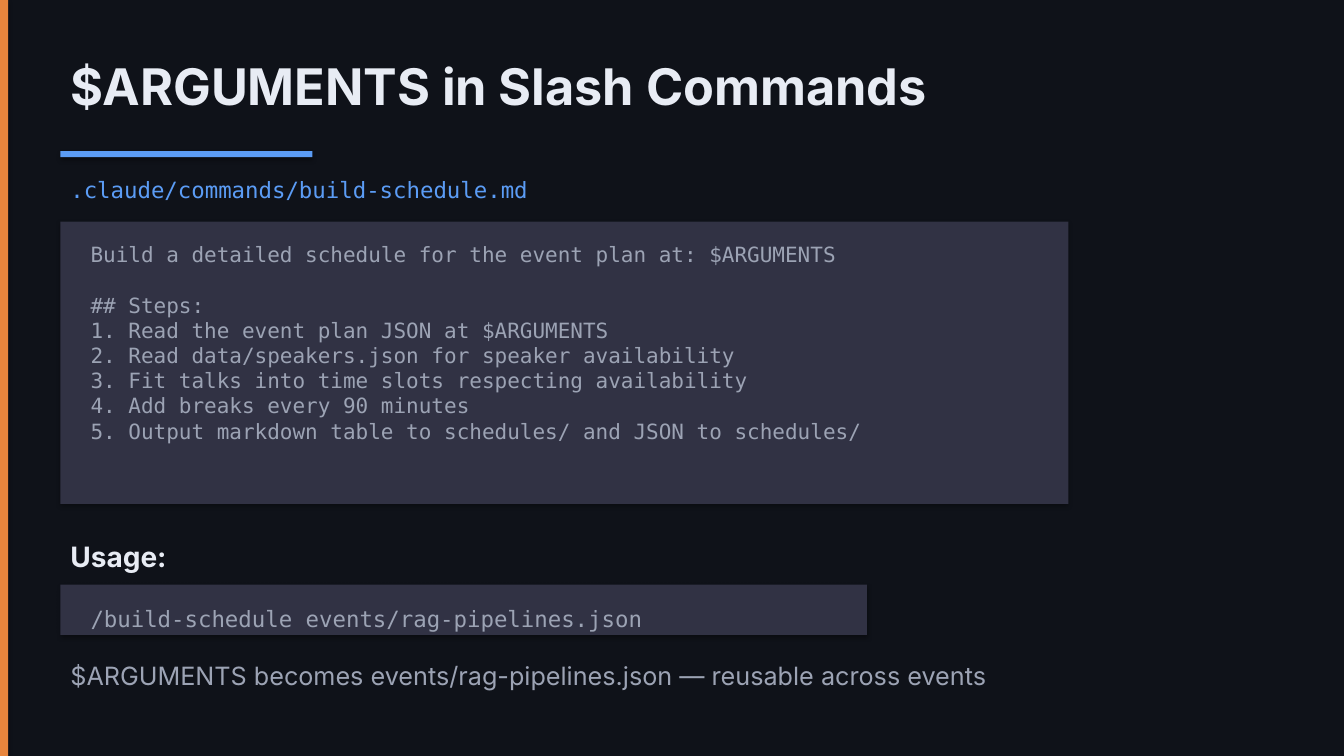
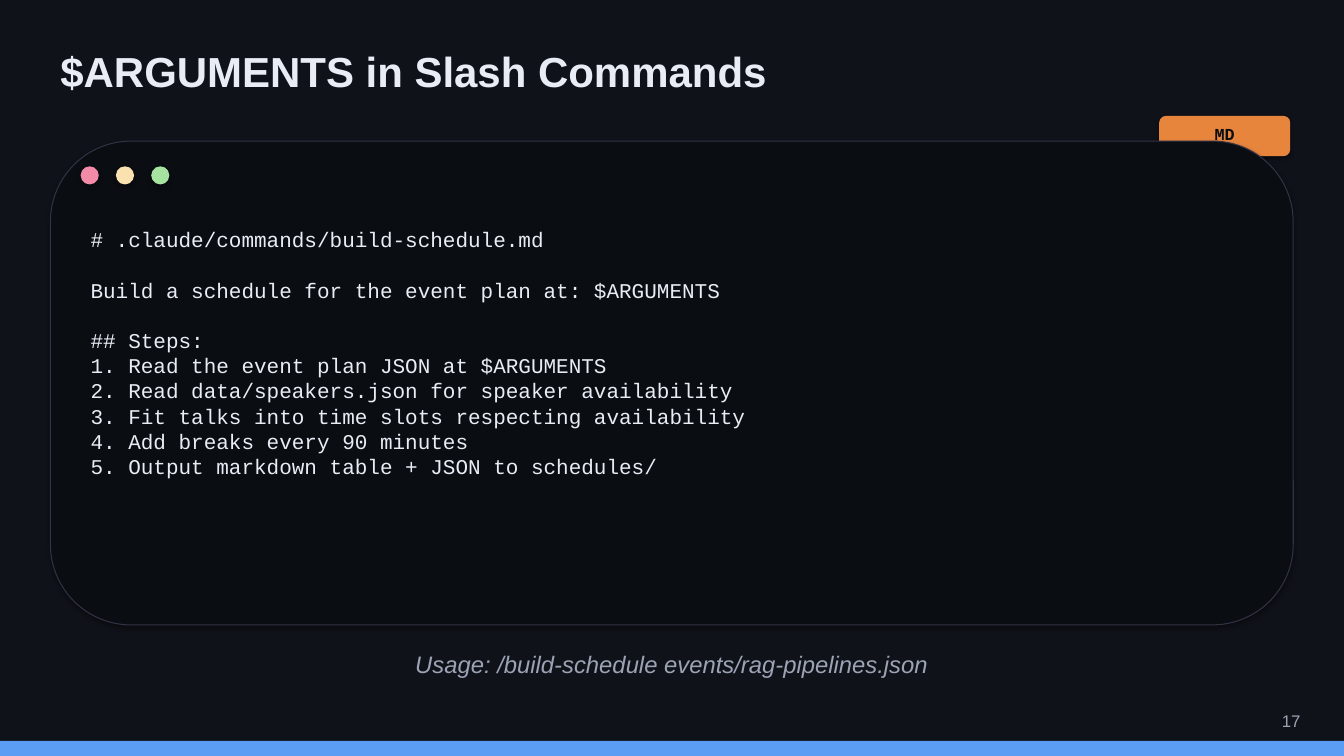
Before and after one commit to nickyeager/tucson-claude-code-meetup, a slide deck: slide 17 of slides/session-2-context-engineering.pptx. Drawn at 1344x756 pixels with LibreOffice and Linux fonts; fonts in the diff are those of the drawing. Boxes give left, top, right and bottom in pixels: in the first picture for what was removed or moved away, otherwise in the second. Text is boxed around its words. In the diff, an @@ line names an element or a change of style, - is before the commit and + after.

```diff
--- a/slides/session-2-context-engineering.pptx
+++ b/slides/session-2-context-engineering.pptx
@@ rectangle removed at [0, 0, 8, 756] @@
@@ text "$ARGUMENTS in Slash Commands": place and size @@
-text "$ARGUMENTS in Slash Commands" at [70, 63, 927, 110]
+text "$ARGUMENTS in Slash Commands" at [60, 56, 766, 90]
@@ text "$ARGUMENTS in Slash Commands" at [60, 56, 766, 90]: size 36 to 30 pt, font Inter to Arial @@
@@ rounded rectangle added at [1159, 116, 1291, 156], fill #E8853D @@
@@ rounded rectangle added at [50, 141, 1294, 625], fill #0A0D12, outline #313244 0.75 pt @@
@@ text added at [1215, 128, 1235, 146], 12 pt, text #0A0D12, bold @@
+MD
@@ rectangle removed at [60, 151, 313, 157] @@
@@ ellipse added at [81, 166, 99, 185], fill #F38BA8 @@
@@ ellipse added at [116, 166, 134, 185], fill #F9E2AF @@
@@ ellipse added at [151, 166, 169, 185], fill #A6E3A1 @@
@@ text removed at [70, 181, 527, 200] @@
-.claude/commands/build-schedule.md
@@ rectangle removed at [60, 222, 1069, 504] @@
@@ text at [91, 232, 745, 479]: text changed; font DejaVu Sans Mono to Courier New; text colour #9CA3B4 to #E8ECF4 @@
-Build a detailed schedule for the event plan at: $ARGUMENTS
-## Steps:
-1. Read the event plan JSON at $ARGUMENTS
-2. Read data/speakers.json for speaker availability
-3. Fit talks into time slots respecting availability
-4. Add breaks every 90 minutes
-5. Output markdown table to schedules/ and JSON to schedules/
+# .claude/commands/build-schedule.md
+Build a schedule for the event plan at: $ARGUMENTS
+## Steps:
+1. Read the event plan JSON at $ARGUMENTS
+2. Read data/speakers.json for speaker availability
+3. Fit talks into time slots respecting availability
+4. Add breaks every 90 minutes
+5. Output markdown table + JSON to schedules/
@@ text removed at [70, 546, 166, 573] @@
-Usage:
@@ rectangle removed at [60, 585, 867, 635] @@
@@ text at [415, 656, 927, 678]: text changed; size 16 to 17 pt; font DejaVu Sans Mono to Arial; italic on @@
-/build-schedule events/rag-pipelines.json
+Usage: /build-schedule events/rag-pipelines.json
@@ text removed at [70, 664, 986, 690] @@
-$ARGUMENTS becomes events/rag-pipelines.json — reusable across events
@@ text added at [1282, 715, 1301, 727], 12 pt, text #9CA3B4 @@
+17
@@ rectangle added at [0, 741, 1344, 756], fill #5B9CF5 @@
```
Also in this commit, not shown: 17 other slides changed, 4 slides added, 4 slides removed, 4 other files.
